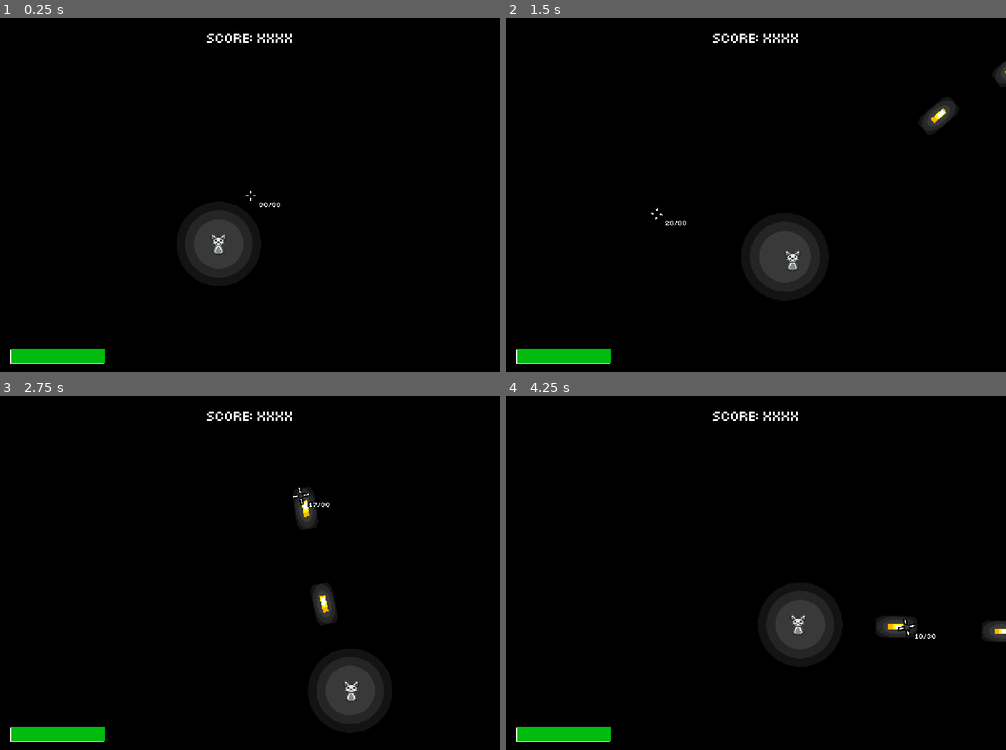
Above: before the commit, frames 1-4 (two rows, left to right).
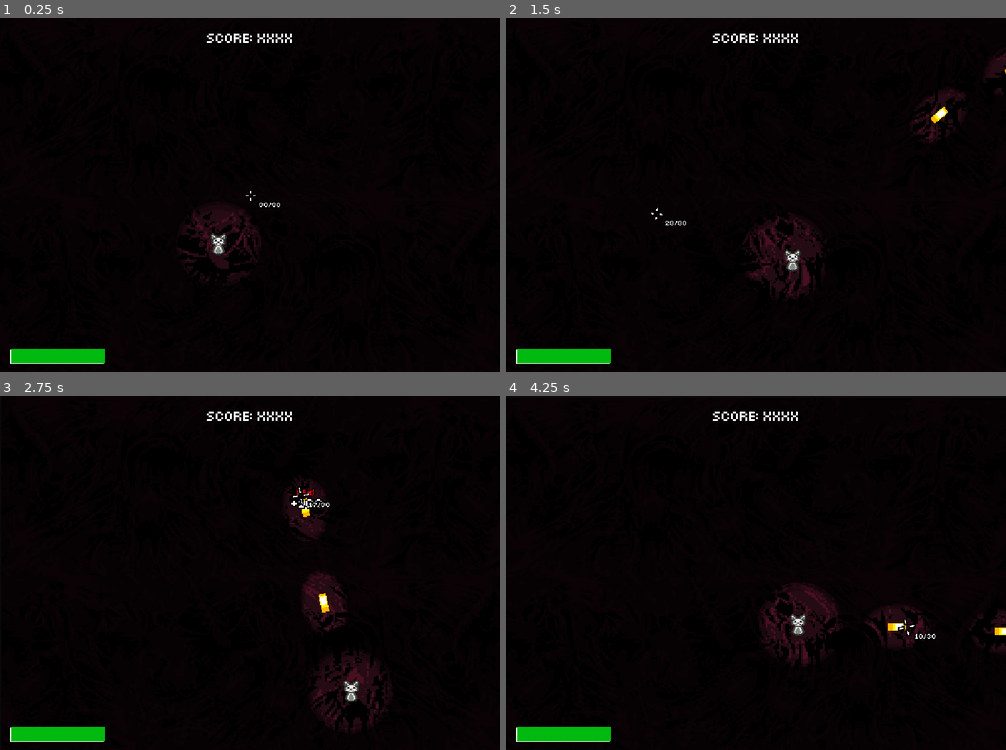
Above: after the commit, the same moments.

Repository: ThanapatrP/game-project-shooter
Game: Godot game, scene res://src/levels/main_level.tscn
Two runs of this game, one before a commit and one after it. Both use one fixed random seed, a clock stepped at 60 frames per second and the inputs below.
Inputs (mouse positions are in pixels of both pictures, inside the frame that each line leads up to):
- Up to frame 1 (0.25 s): no input
- Up to frame 2 (1.5 s): tap Enter at 0.5 s; move the mouse to (866, 177) at 0.52 s; press the mouse at (866, 177) at 0.53 s; hold D (right) 0.53-1.28 s; move the mouse to (656, 212) at 1.27 s; release the mouse at (656, 212) at 1.28 s; hold S (down) from 1.28 s (still down); right-click (656, 212) at 1.35 s
- Up to frame 3 (2.75 s): move the mouse to (300, 495) at 2.02 s; release S (down) at 2.03 s; press the mouse at (300, 495) at 2.03 s; hold D (right) from 2.03 s (still down)
- Up to frame 4 (4.25 s): move the mouse to (731, 643) at 2.77 s; release D (right) at 2.78 s; release the mouse at (731, 643) at 2.78 s; hold W (up) 2.78-3.53 s; right-click (731, 643) at 2.85 s; move the mouse to (906, 626) at 3.52 s; press the mouse at (906, 626) at 3.53 s; hold A (left) from 3.53 s (still down)

The runs differ from the first frame. In frame 1, 1.9% of the frame differs, in the area x 36-53%, y 53-75%; in frame 2, 3.0%; in frame 3, 3.5%, in the area x 56-79%, y 23-96%; in frame 4, 3.1%.

Commit message:
add assets & polish stuffs

Diff:
--- a/project.godot
+++ b/project.godot
@@ -19,6 +19,7 @@
 [autoload]
 
 Global="*res://src/util/global.gd"
+FxSpawner="*res://src/util/fx_spawner.gd"
 
 [display]
 
--- a/src/characters/enemy/running_enemy.gd
+++ b/src/characters/enemy/running_enemy.gd
@@ -7,9 +7,10 @@
 
 var follow = null
 
+func _ready() -> void:
+	$PositionMarker.self_modulate.a = 1.0
 
 func _process(delta):
-
 	if($PositionMarker.self_modulate.a > 0):
 		$PositionMarker.self_modulate.a = lerp($PositionMarker.self_modulate.a, 0.0, 0.1)
 
@@ -43,5 +44,7 @@
 
 	spd *= 1.1
 
-	if hp <= 0.0:
+	if hp <= 0.0: # DEAD
+		FxSpawner.spawn_float_text("[shake rate=40.0 level=20 connected=0]DEAD!", global_position + Vector2(0, -32), Color.RED, 1)
+		FxSpawner.spawn_float_text("+100", global_position + Vector2(0, -16), Color.WHITE, 2)
 		queue_free()
--- a/src/characters/enemy/running_enemy.tscn
+++ b/src/characters/enemy/running_enemy.tscn
@@ -6,10 +6,9 @@
 [ext_resource type="Shader" uid="uid://b3hrens8eqmo" path="res://src/shader/color_mod.gdshader" id="3_ttcbt"]
 
 [sub_resource type="CanvasItemMaterial" id="CanvasItemMaterial_ttcbt"]
-blend_mode = 1
 light_mode = 1
 
-[sub_resource type="CanvasItemMaterial" id="CanvasItemMaterial_nwbxo"]
+[sub_resource type="CanvasItemMaterial" id="CanvasItemMaterial_gljmp"]
 light_mode = 2
 
 [sub_resource type="CanvasItemMaterial" id="CanvasItemMaterial_1utja"]
@@ -32,11 +31,12 @@
 script = ExtResource("1_1utja")
 
 [node name="PositionMarker" type="Sprite2D" parent="."]
+z_index = 1
 material = SubResource("CanvasItemMaterial_ttcbt")
 texture = ExtResource("3_gljmp")
 
 [node name="EnemySprite" type="Sprite2D" parent="."]
-material = SubResource("CanvasItemMaterial_nwbxo")
+material = SubResource("CanvasItemMaterial_gljmp")
 texture = ExtResource("2_nwbxo")
 
 [node name="PositionMarkerBak" type="Polygon2D" parent="."]
@@ -57,6 +57,7 @@
 
 [node name="FlashingSpr" type="Sprite2D" parent="."]
 visible = false
+z_index = 2
 material = SubResource("ShaderMaterial_gljmp")
 texture = ExtResource("2_nwbxo")
 
--- a/src/characters/player/player.tscn
+++ b/src/characters/player/player.tscn
@@ -22,7 +22,7 @@
 
 [sub_resource type="Gradient" id="Gradient_bxhu7"]
 interpolation_mode = 1
-offsets = PackedFloat32Array(0.272727, 0.402597, 0.549784, 0.688312)
+offsets = PackedFloat32Array(0.41048, 0.558952, 0.641921, 0.694323)
 colors = PackedColorArray(1, 1, 1, 1, 1, 1, 1, 0.654902, 1, 1, 1, 0.345098, 0, 0, 0, 0)
 
 [sub_resource type="GradientTexture2D" id="GradientTexture2D_5c1al"]
--- /dev/null
+++ b/src/fx/float_text/float_text.gd
@@ -0,0 +1,46 @@
+extends Node2D
+
+var text_color = Color.WHITE
+var text_bbcode = "HELLOWORLD!"
+
+var life_t = 0.0
+var mx_life_t = -1.0
+const DEF_LIFE_T = 0.3
+
+var speed = -1.0
+const DEF_SPD = 150.0
+
+var font_size = 8
+
+@onready var text_label : RichTextLabel = $Label
+
+func _ready() -> void:
+    if mx_life_t < 0.0:
+        mx_life_t = DEF_LIFE_T
+    life_t = mx_life_t
+
+    if speed < 0:
+        speed = DEF_SPD
+
+    text_label.text = text_bbcode;
+
+    text_label.add_theme_color_override("default_color", text_color)
+    text_label.add_theme_font_size_override("normal_font_size", font_size);
+
+
+func _process(delta: float) -> void:
+    if life_t <= 0.0:
+        queue_free()
+
+    global_position.y -= speed * delta
+
+    life_t -= delta
+
+
+func _physics_process(delta: float) -> void:
+    speed = speed * 0.85
+
+    var fade_threshold = 0.4
+
+    if (life_t / mx_life_t) < fade_threshold:
+            modulate.a = (life_t / (mx_life_t*fade_threshold))
--- /dev/null
+++ b/src/fx/float_text/float_text.tscn
@@ -0,0 +1,27 @@
+[gd_scene load_steps=4 format=3 uid="uid://c6klhn0q02dox"]
+
+[ext_resource type="FontFile" uid="uid://7ip1rh1cottq" path="res://asset/ui/Smol font.ttf" id="1_cl2qc"]
+[ext_resource type="Script" uid="uid://dhu60eygxn7ew" path="res://src/fx/float_text/float_text.gd" id="1_x2n2a"]
+
+[sub_resource type="CanvasItemMaterial" id="CanvasItemMaterial_x2n2a"]
+light_mode = 1
+
+[node name="FloatText" type="Node2D"]
+z_index = 80
+script = ExtResource("1_x2n2a")
+
+[node name="Label" type="RichTextLabel" parent="."]
+material = SubResource("CanvasItemMaterial_x2n2a")
+clip_contents = false
+offset_left = -140.0
+offset_top = -22.0
+offset_right = 142.0
+offset_bottom = 1.0
+theme_override_constants/outline_size = 4
+theme_override_fonts/normal_font = ExtResource("1_cl2qc")
+theme_override_font_sizes/normal_font_size = 8
+bbcode_enabled = true
+text = "TEST"
+scroll_active = false
+horizontal_alignment = 1
+vertical_alignment = 2
--- a/src/levels/main_level.tscn
+++ b/src/levels/main_level.tscn
@@ -7,6 +7,7 @@
 [ext_resource type="Script" uid="uid://0rf7u1t2yp73" path="res://src/util/custom_camera.gd" id="5_ctyfj"]
 [ext_resource type="PackedScene" uid="uid://whcd4uekaxv6" path="res://src/ui/cursor.tscn" id="6_11df1"]
 [ext_resource type="FontFile" uid="uid://7ip1rh1cottq" path="res://asset/ui/Smol font.ttf" id="6_k0jp4"]
+[ext_resource type="Texture2D" uid="uid://dm8gi5bulobax" path="res://asset/level/temp_level_bg.png" id="8_1du40"]
 
 [sub_resource type="LabelSettings" id="LabelSettings_ctyfj"]
 font = ExtResource("6_k0jp4")
@@ -28,12 +29,18 @@
 offset_bottom = 478.0
 color = Color(0.221902, 0.221902, 0.221902, 1)
 
+[node name="TempLevelBg" type="Sprite2D" parent="."]
+z_index = -99
+position = Vector2(274.5, 196.75)
+scale = Vector2(2.16016, 1.54706)
+texture = ExtResource("8_1du40")
+
 [node name="Player" parent="." instance=ExtResource("1_b6xw5")]
 unique_name_in_owner = true
 position = Vector2(240, 249)
 
 [node name="CanvasModulate" type="CanvasModulate" parent="."]
-color = Color(0, 0, 0, 1)
+color = Color(0.15967, 0.15967, 0.15967, 1)
 
 [node name="Spawner" type="Node" parent="."]
 script = ExtResource("2_ctyfj")
--- a/src/object/bullets/bullet.gd
+++ b/src/object/bullets/bullet.gd
@@ -19,5 +19,8 @@
 
 func hit(body):
 	if body is CharacterBody2D:
+
+		global_position = body.global_position
+
 		body.hurt(dir, damage)
 		queue_free()
--- a/src/object/bullets/bullet.tscn
+++ b/src/object/bullets/bullet.tscn
@@ -6,11 +6,11 @@
 light_mode = 1
 
 [sub_resource type="RectangleShape2D" id="RectangleShape2D_bq0wm"]
-size = Vector2(18, 6)
+size = Vector2(22, 10)
 
 [sub_resource type="Gradient" id="Gradient_5c1al"]
 interpolation_mode = 1
-offsets = PackedFloat32Array(0.253275, 0.480349, 0.703057, 0.899563)
+offsets = PackedFloat32Array(0.432314, 0.567686, 0.646288, 0.71179)
 colors = PackedColorArray(1, 1, 1, 1, 1, 1, 1, 0.686275, 1, 1, 1, 0.380392, 0, 0, 0, 0)
 
 [sub_resource type="GradientTexture2D" id="GradientTexture2D_ohibe"]
@@ -29,32 +29,32 @@
 [node name="ColorRect" type="ColorRect" parent="."]
 material = SubResource("CanvasItemMaterial_ohibe")
 offset_left = -1.0
-offset_top = -3.0
-offset_right = 17.0
-offset_bottom = 3.0
+offset_top = -4.0
+offset_right = 19.0
+offset_bottom = 4.0
 color = Color(1, 0.709804, 0, 1)
 
 [node name="ColorRect2" type="ColorRect" parent="."]
 material = SubResource("CanvasItemMaterial_ohibe")
 offset_left = 4.0
-offset_top = -3.0
-offset_right = 16.0
-offset_bottom = 3.0
+offset_top = -4.0
+offset_right = 17.0
+offset_bottom = 4.0
 color = Color(1, 0.95, 0, 1)
 
 [node name="ColorRect3" type="ColorRect" parent="."]
 material = SubResource("CanvasItemMaterial_ohibe")
 offset_left = 7.0
-offset_top = -2.0
-offset_right = 15.0
-offset_bottom = 2.0
+offset_top = -3.0
+offset_right = 16.0
+offset_bottom = 3.0
 
 [node name="CollisionShape2D" type="CollisionShape2D" parent="."]
-position = Vector2(8, 0)
+position = Vector2(9, 0)
 shape = SubResource("RectangleShape2D_bq0wm")
 
 [node name="PointLight2D" type="PointLight2D" parent="."]
 position = Vector2(8, 0)
-scale = Vector2(1.4375, 0.75)
+scale = Vector2(2.375, 1.625)
 blend_mode = 2
 texture = SubResource("GradientTexture2D_ohibe")
--- /dev/null
+++ b/src/util/fx_spawner.gd
@@ -0,0 +1,14 @@
+extends Node
+
+# FX Library
+const FLOAT_TEXT = preload("res://src/fx/float_text/float_text.tscn")
+
+func spawn_float_text(text : String, glob_pos : Vector2, color : Color = Color.WHITE, text_scale : int = 1):
+	var new_float_text = FLOAT_TEXT.instantiate()
+
+	new_float_text.text_color = color
+	new_float_text.text_bbcode = text
+	new_float_text.global_position = glob_pos
+	new_float_text.font_size = text_scale * 8
+
+	get_tree().current_scene.add_child(new_float_text)
--- a/src/util/global.gd
+++ b/src/util/global.gd
@@ -1,3 +1,13 @@
 extends Node
 
+# UI stuff
 var cursor = null
+
+
+# Save stuff
+var curr_score = 0
+var highscore = 0
+
+
+func load_data():
+    pass
Binary file added: asset/level/temp_level_bg.png
Not shown, added: asset/level/temp_level_bg.png.import
Not shown, added: src/fx/float_text/float_text.gd.uid
Not shown: 1 places in src/levels/main_level.tscn that only renumber resources
Not shown, added: src/util/fx_spawner.gd.uid
Not shown, added: asset/level/temp_level_bg.png5441751862.tmp
